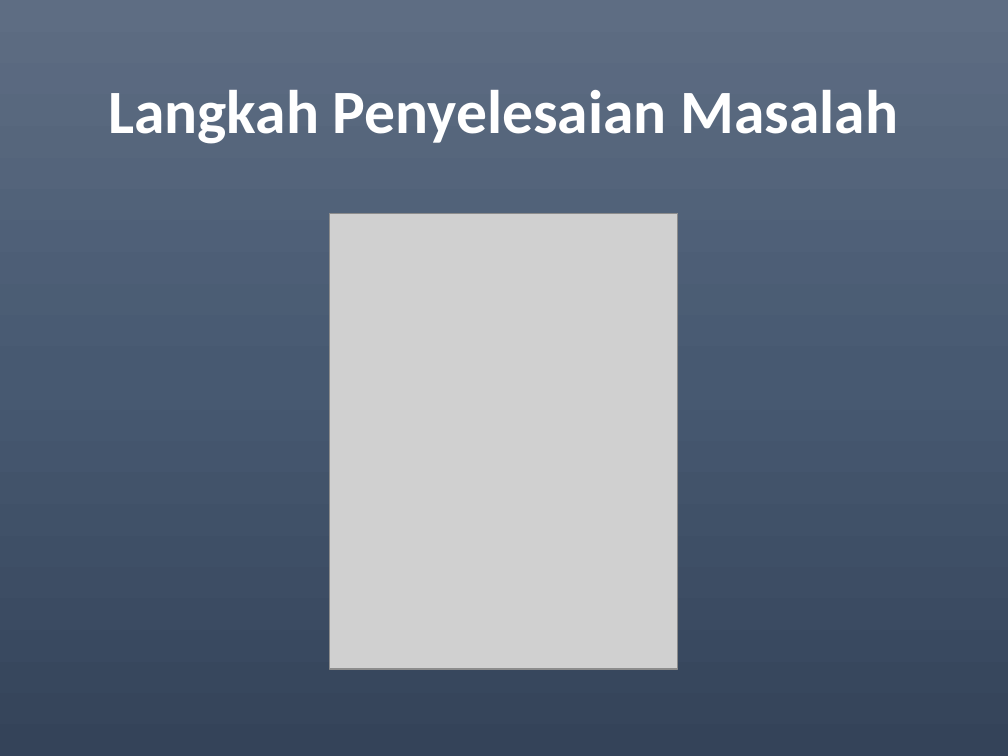
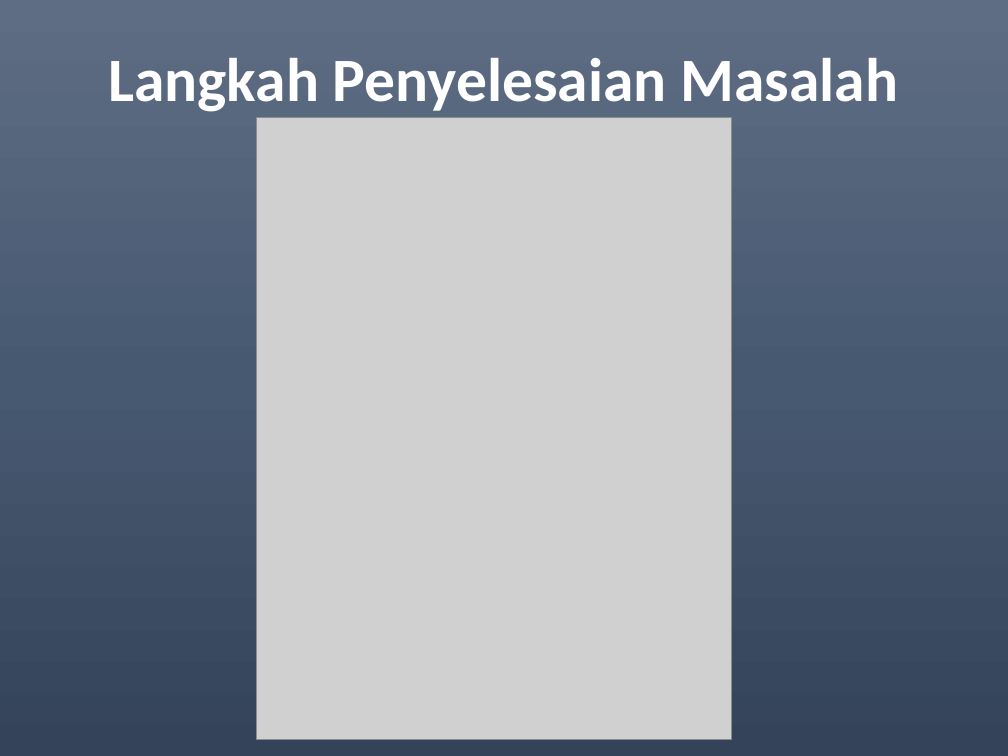
Before and after one commit to blodstone/Analisis-dan-Desain-Algoritma, a slide deck: slide 3 of slides/1 - Pengantar dan Model Matematika Big O.pptx. Drawn at 1008x756 pixels with LibreOffice and Linux fonts; fonts in the diff are those of the drawing; grey boxes stand for pictures; background and template pictures are left out. Boxes give left, top, right and bottom in pixels: in the first picture for what was removed or moved away, otherwise in the second. Text is boxed around its words. In the diff, an @@ line names an element or a change of style, - is before the commit and + after.

```diff
--- a/slides/1 - Pengantar dan Model Matematika Big O.pptx
+++ b/slides/1 - Pengantar dan Model Matematika Big O.pptx
@@ title "Langkah Penyelesaian Masalah": place and size @@
-title "Langkah Penyelesaian Masalah" at (108, 90, 899, 144)
+title "Langkah Penyelesaian Masalah" at (108, 58, 899, 112)
@@ picture: place and size @@
-picture at (330, 213, 677, 668)
+picture at (257, 117, 732, 739)
```
Also in this commit, not shown: 1 other slide changed, 4 other files.
